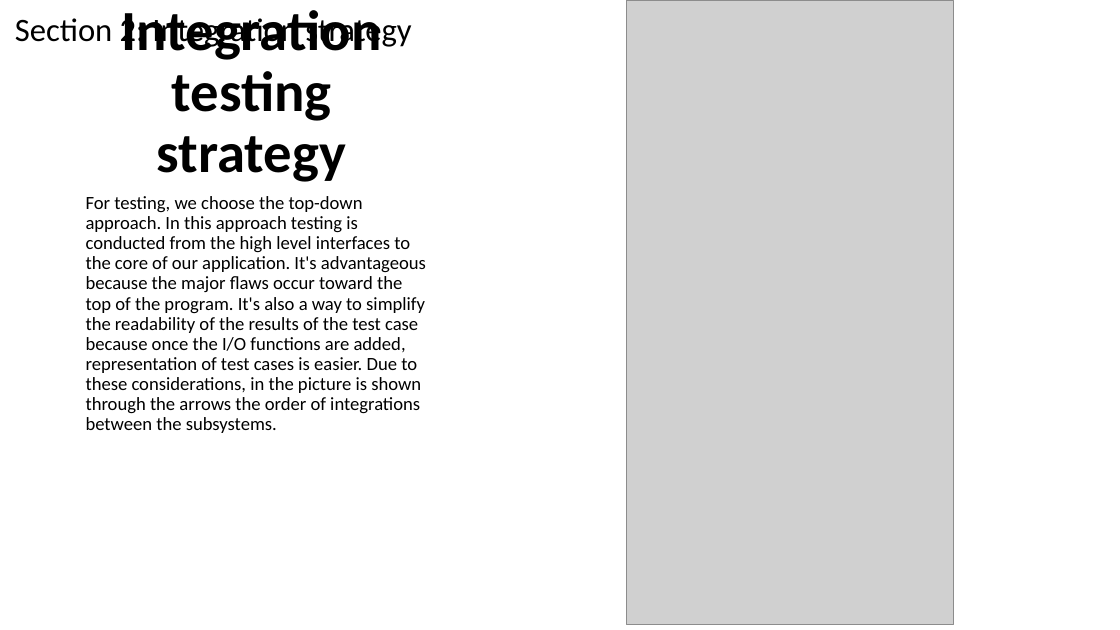
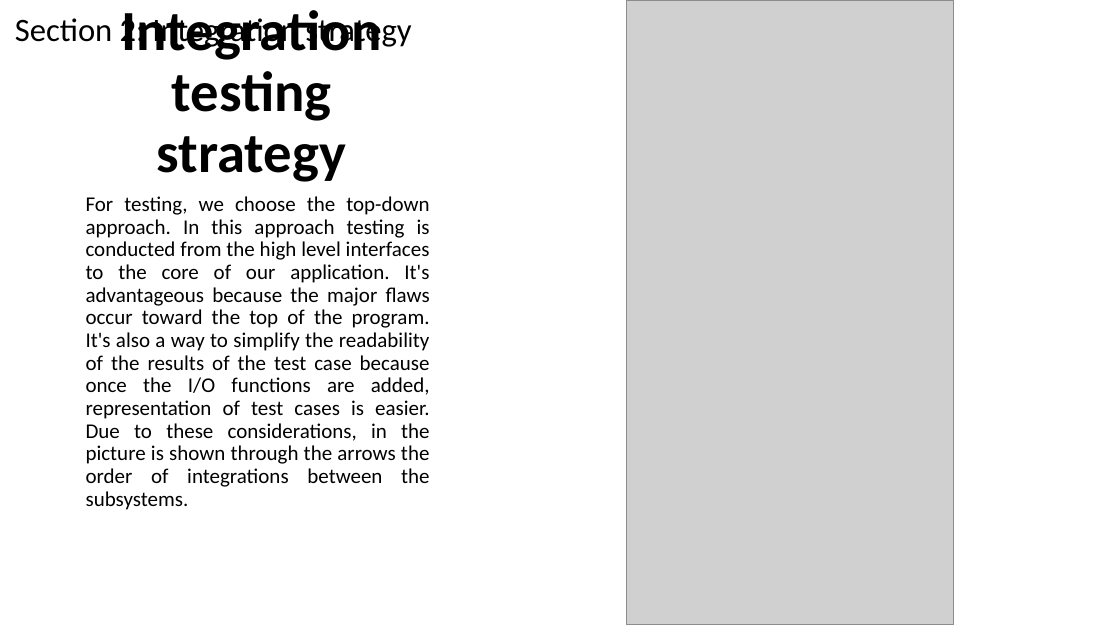
Before and after one commit to MassimoSchiavo/MyTaxiService-Schiavo-Cittar, a slide deck: slide 73 of Presentations/myTaxiService Presentation.pptx (slide 77 before the commit). Drawn at 1120x630 pixels with LibreOffice and Linux fonts; fonts in the diff are those of the drawing; grey boxes stand for pictures. Boxes give left, top, right and bottom in pixels: in the first picture for what was removed or moved away, otherwise in the second. Text is boxed around its words. In the diff, an @@ line names an element or a change of style, - is before the commit and + after.

Commit message:
alcune modifiche
apportato cambio ordine di alcune slide e eliminata la parte di
component interface.

```diff
--- a/Presentations/myTaxiService Presentation.pptx
+++ b/Presentations/myTaxiService Presentation.pptx
@@ text "For testing, we choose the ..." at [86,196,430,510]: size 16 to 18 pt; alignment left to justified @@
```
Also in this commit, not shown: 20 other slides changed, 4 slides removed.
